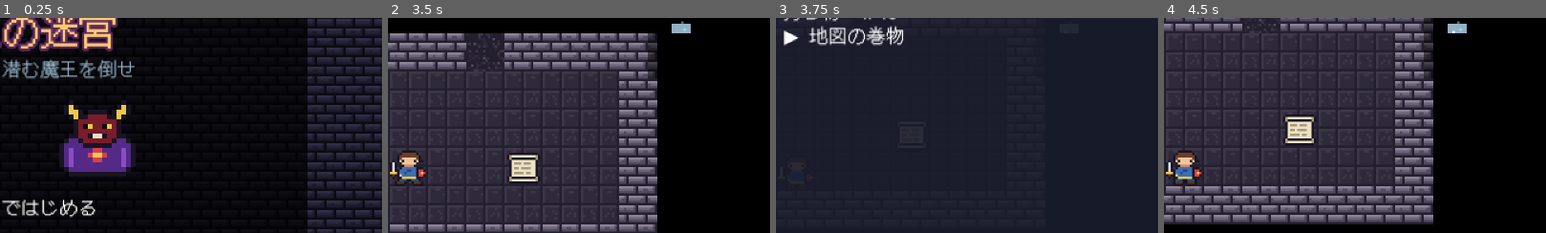
Above: before the commit, frames 1-4 (left to right).
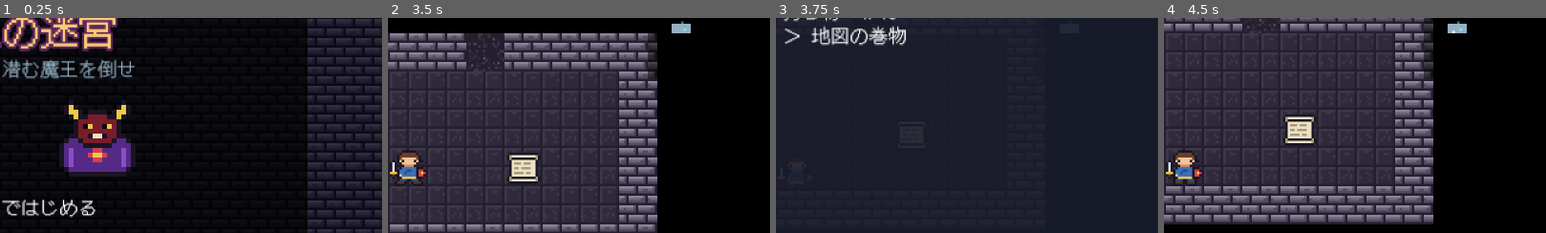
Above: after the commit, the same moments.

Repository: kaz3tv/roguelike
Game: Godot game, scene res://scenes/main.tscn
The game is run twice, just before and just after one commit, with the same random seed, the same clock (stepped at 60 frames per second) and the same inputs.
Inputs:
- Up to frame 1 (0.25 s): no input
- Up to frame 2 (3.5 s): tap Enter at 0.5, 2 s; hold Up 0.53-2.03 s; tap Q at 0.6 s; tap Space at 0.77, 1.25, 1.52, 3.02 s; tap E at 1.35 s; hold Left from 2.03 s (still down); tap Z at 2.1 s; tap C at 2.85 s
- Up to frame 3 (3.75 s): release Left at 3.53 s; hold Down from 3.53 s (still down); tap I at 3.6 s
- Up to frame 4 (4.5 s): tap Space at 3.77, 4.25 s; release Down at 4.28 s; hold Right from 4.28 s (still down); tap Tab at 4.35 s
The pictures show only the part of the screen within x 47-97%, y 15-65%; the shares and areas given below are measured in that part.

Frames 1-2 are identical in both runs. In frame 3, 1.6% of the frame differs, in the area x 2-34%, y 3-13%; in frame 4, nothing differs.

Commit message:
ブラウザ版を書き出して GitHub Pages に公開する仕組みを追加する
Web 書き出し設定（スレッドなし版）と、テスト・書き出し・公開を行う
GitHub Actions を追加。ブラウザ版にはフォントの代わりがないので、
フォントにない「▶」を「＞」に替え、画面の文字がすべてフォントにあるかのテストを足した。

Co-Authored-By: Claude Opus 5.5 (1M context) <noreply@anthropic.com>
Claude-Session: https://claude.ai/code/session_01CjiuLsrxfvYQhtBZEVi7Rn

Diff:
--- a/scripts/game.gd
+++ b/scripts/game.gd
@@ -153,7 +153,7 @@
 	var names := ["つづきから", "はじめから"]
 	var lines := []
 	for i in names.size():
-		lines.append(("▶ " if i == title_choice else "   ") + names[i])
+		lines.append(("＞" if i == title_choice else "　") + names[i])
 	title_start.text = "\n".join(lines)
 
 
--- a/scripts/inventory_menu.gd
+++ b/scripts/inventory_menu.gd
@@ -60,7 +60,7 @@
 		desc_label.text = "Esc: 閉じる"
 	for i in inventory.items.size():
 		var item := inventory.items[i]
-		var mark := "▶" if i == cursor else "  "
+		var mark := "＞" if i == cursor else "　"
 		var equipped := "[E]" if inventory.is_equipped(item) else ""
 		lines.append("%s %s%s" % [mark, item.display_name(), equipped])
 	if not inventory.items.is_empty():
--- a/tests/run_tests.gd
+++ b/tests/run_tests.gd
@@ -20,6 +20,7 @@
 	test_boss()
 	test_records()
 	test_save_game()
+	test_font_has_all_characters()
 	if failures == 0:
 		print("すべてのテストに合格しました")
 	quit(1 if failures > 0 else 0)
@@ -307,3 +308,20 @@
 	check(SaveGame.read(path).is_empty(), "古い形のセーブを読んでしまった")
 	SaveGame.delete(path)
 	check(not SaveGame.exists(path), "中断セーブを消せない")
+
+
+func test_font_has_all_characters() -> void:
+	# ブラウザ版には代わりのフォントがないので、画面に出す文字はすべてドット絵フォントに入っている必要がある
+	var font: FontFile = load("res://fonts/DotGothic16-Regular.ttf")
+	var re := RegEx.create_from_string("\"([^\"]*)\"")
+	for path in ["res://scripts/", "res://scenes/"]:
+		for file in DirAccess.get_files_at(path):
+			if not (file.ends_with(".gd") or file.ends_with(".tscn")):
+				continue
+			for line in FileAccess.get_file_as_string(path + file).split("\n"):
+				if line.strip_edges().begins_with("#"):
+					continue
+				for m in re.search_all(line.split("##")[0]):
+					for ch in m.get_string(1):
+						if ch.unicode_at(0) > 32:
+							check(font.has_char(ch.unicode_at(0)), "フォントにない文字: %s（%s）" % [ch, file])
Not shown, added: export_presets.cfg
Not shown, added: .github/workflows/web.yml
Not shown, changed: .gitignore
Not shown, changed: README.md
